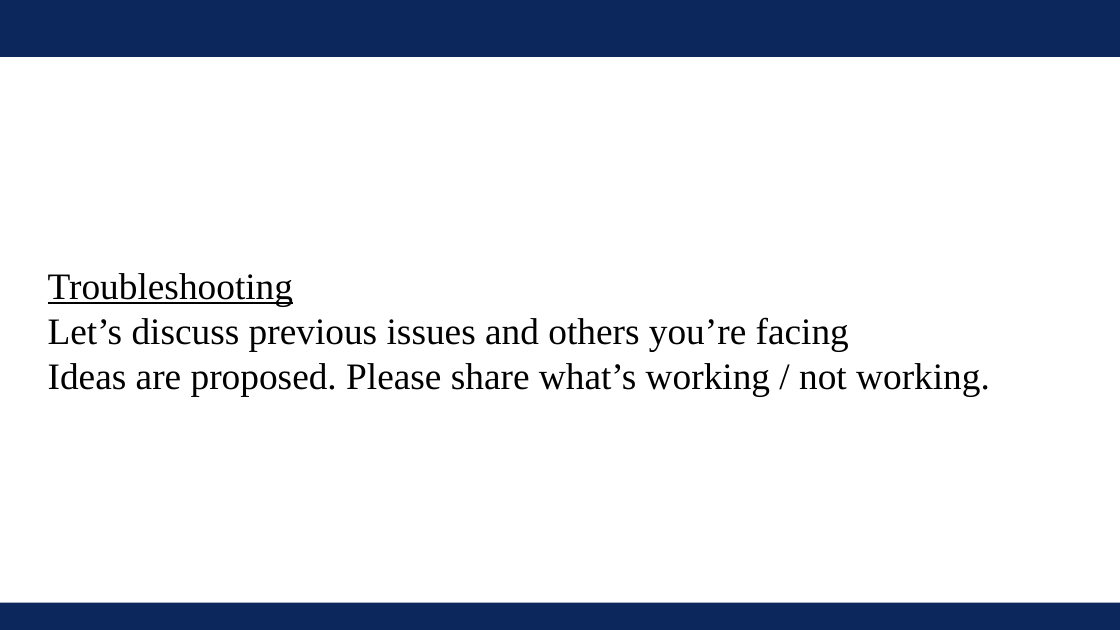
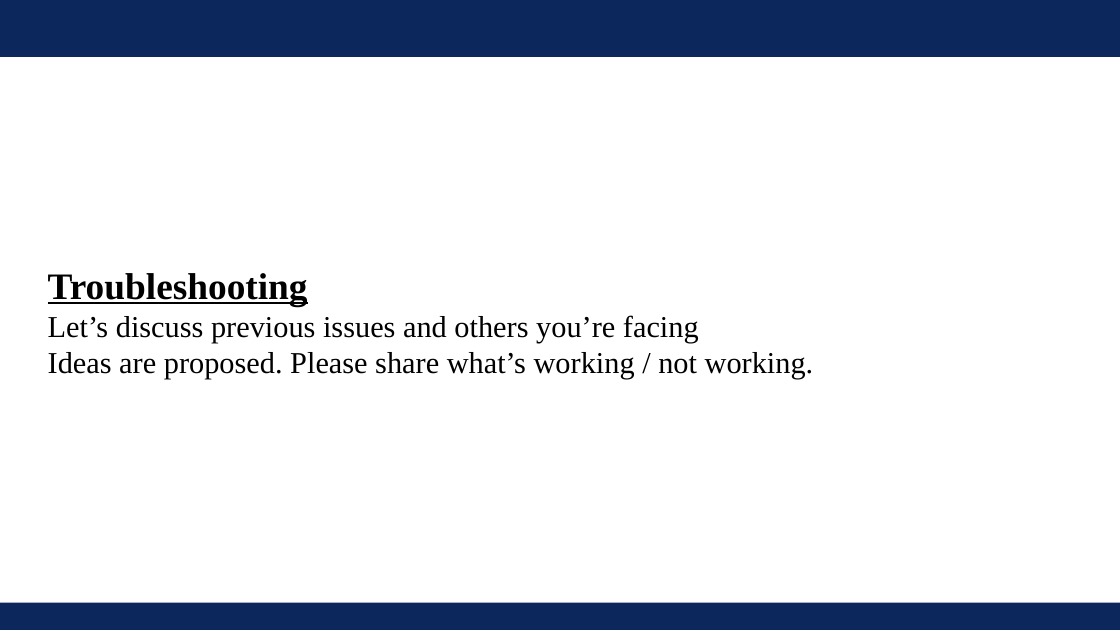
Before and after one commit to UVADS/ds6011, a slide deck: slide 6 of 08_getting_started_and_troubleshooting.pptx (slide 7 before the commit). Drawn at 1120x630 pixels with LibreOffice and Linux fonts; fonts in the diff are those of the drawing. Boxes give left, top, right and bottom in pixels: in the first picture for what was removed or moved away, otherwise in the second. Text is boxed around its words. In the diff, an @@ line names an element or a change of style, - is before the commit and + after.

Commit message:
added to troubleshooting

```diff
--- a/08_getting_started_and_troubleshooting.pptx
+++ b/08_getting_started_and_troubleshooting.pptx
@@ text "Troubleshooting" at (x1=48, y1=273, x2=814, y2=380): bold on in "Troubleshooting"; size 32 to 26 pt in "Let’s discuss previous issues and others you’re ...", "Ideas are proposed. Please share what’s working ..." @@
```
Also in this commit, not shown: 3 other slides changed, 5 slides added, 1 slide removed, 2 other files.
